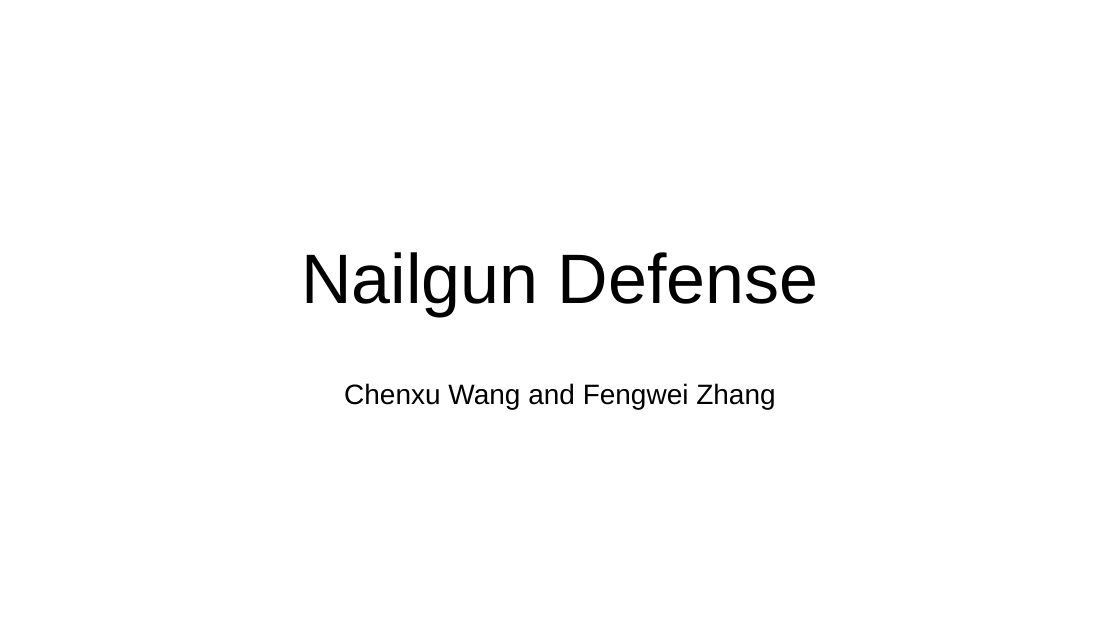
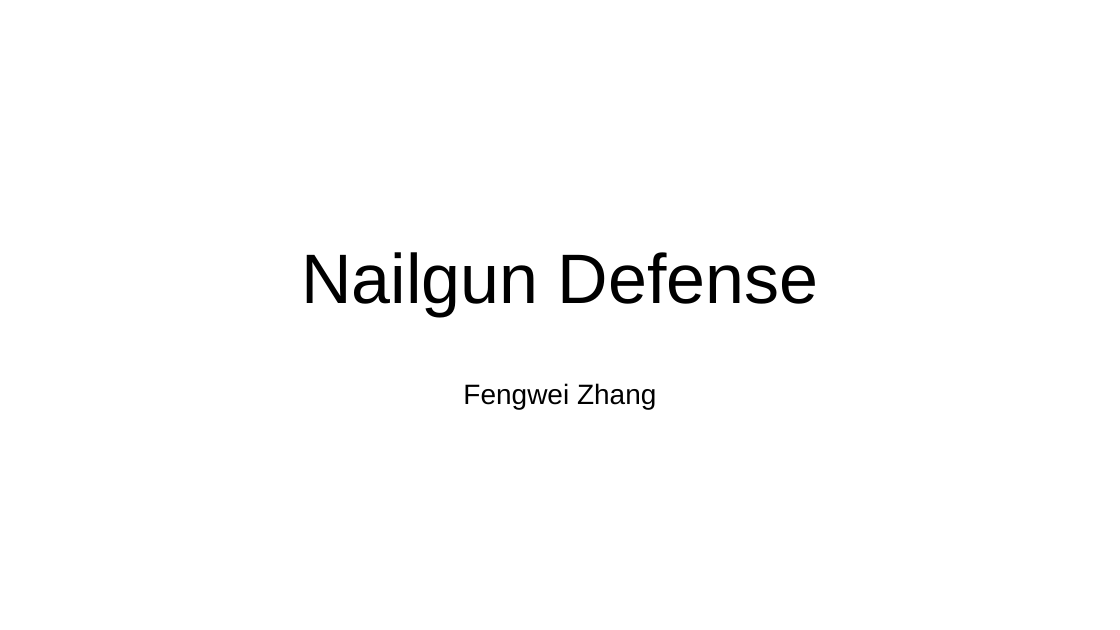
Before and after one commit to Compass-All/nailgun-teaching, a slide deck: slide 1 of defense-lab/NailgunDefense.pptx. Drawn at 1120x630 pixels with LibreOffice and Linux fonts; fonts in the diff are those of the drawing; background and template pictures are left out. Boxes give left, top, right and bottom in pixels: in the first picture for what was removed or moved away, otherwise in the second. Text is boxed around its words. In the diff, an @@ line names an element or a change of style, - is before the commit and + after.

Commit message:
modify slides.

```diff
--- a/defense-lab/NailgunDefense.pptx
+++ b/defense-lab/NailgunDefense.pptx
@@ subtitle at [463,383,656,409]: text changed @@
-Chenxu Wang and Fengwei Zhang
+Fengwei Zhang
```
